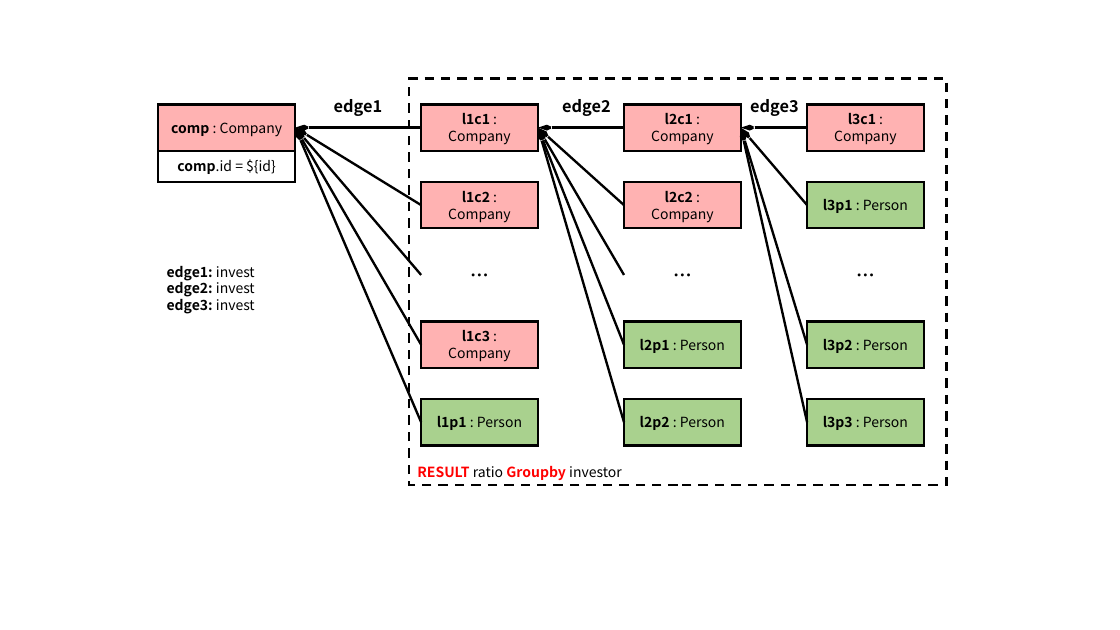
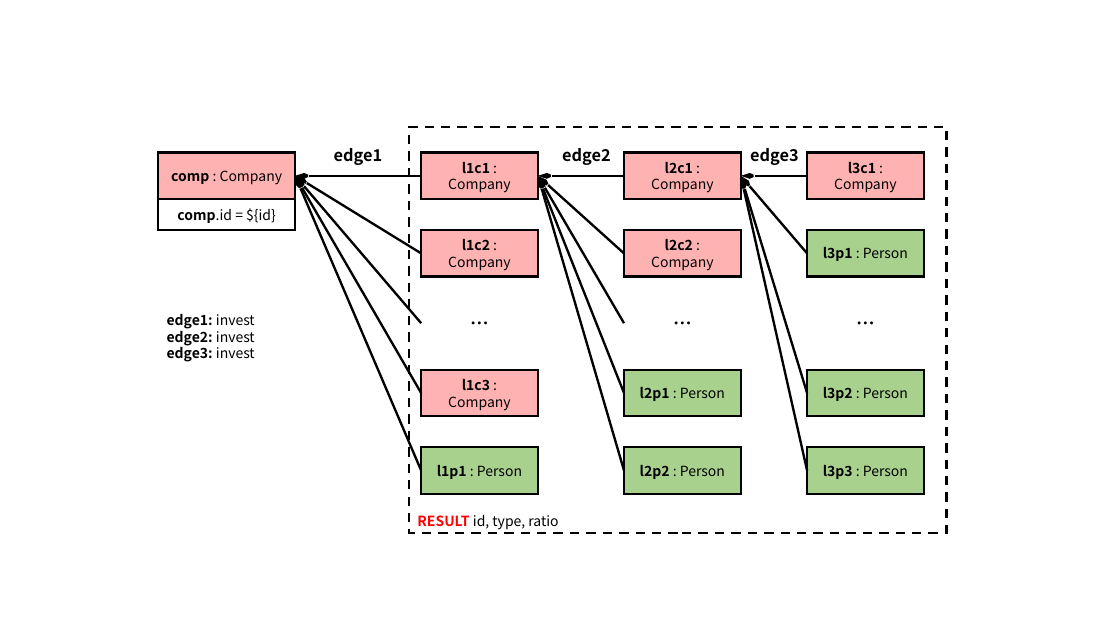
Before and after one commit to ldbc/ldbc_finbench_docs, a slide deck: slide 11 of patterns/transaction-complex-read.pptx. Drawn at 1120x630 pixels with LibreOffice and Linux fonts; fonts in the diff are those of the drawing. Boxes give left, top, right and bottom in pixels: in the first picture for what was removed or moved away, otherwise in the second. Text is boxed around its words. In the diff, an @@ line names an element or a change of style, - is before the commit and + after.

```diff
--- a/patterns/transaction-complex-read.pptx
+++ b/patterns/transaction-complex-read.pptx
@@ 15 rectangles, 14 arrows, 7 texts: place and size @@
-15 rectangles, 14 arrows, 7 texts at (158,79,947,486)
+15 rectangles, 14 arrows, 7 texts at (158,127,947,534)
@@ text in rectangle at (417,515,558,530): text changed; text colour #FF0000 to #000000; bold off @@
-RESULT ratio Groupby investor
+RESULT id, type, ratio
```
Also in this commit, not shown: 6 other slides changed, 35 other files.
